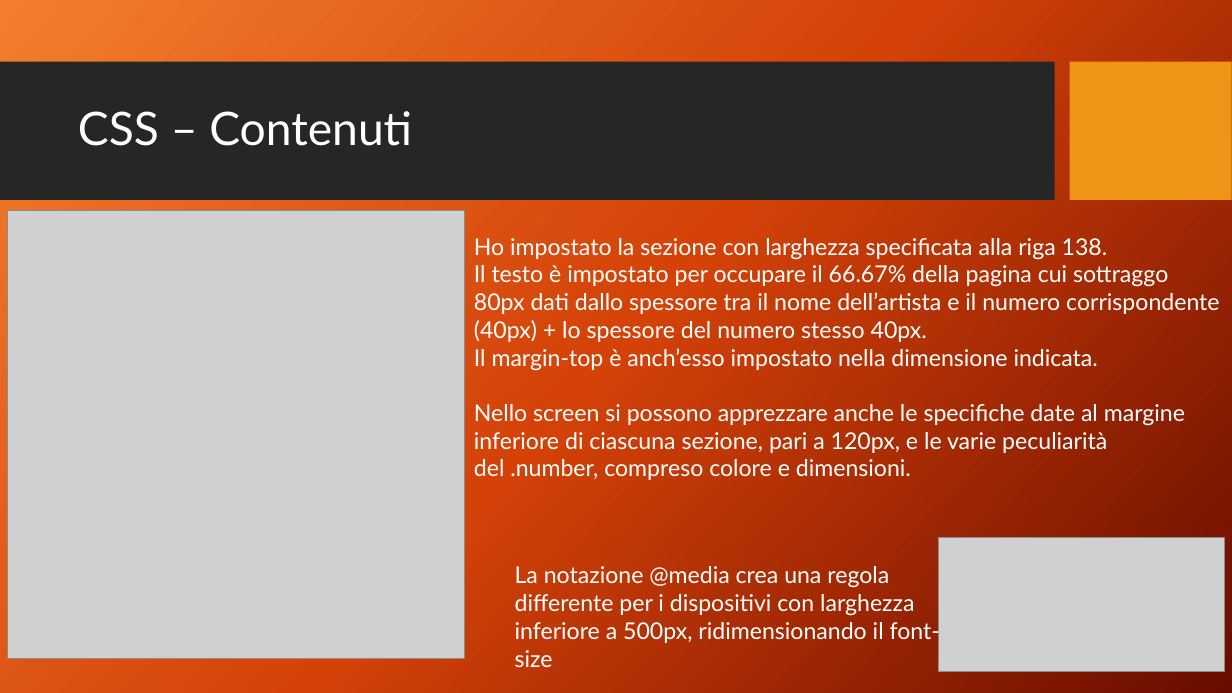
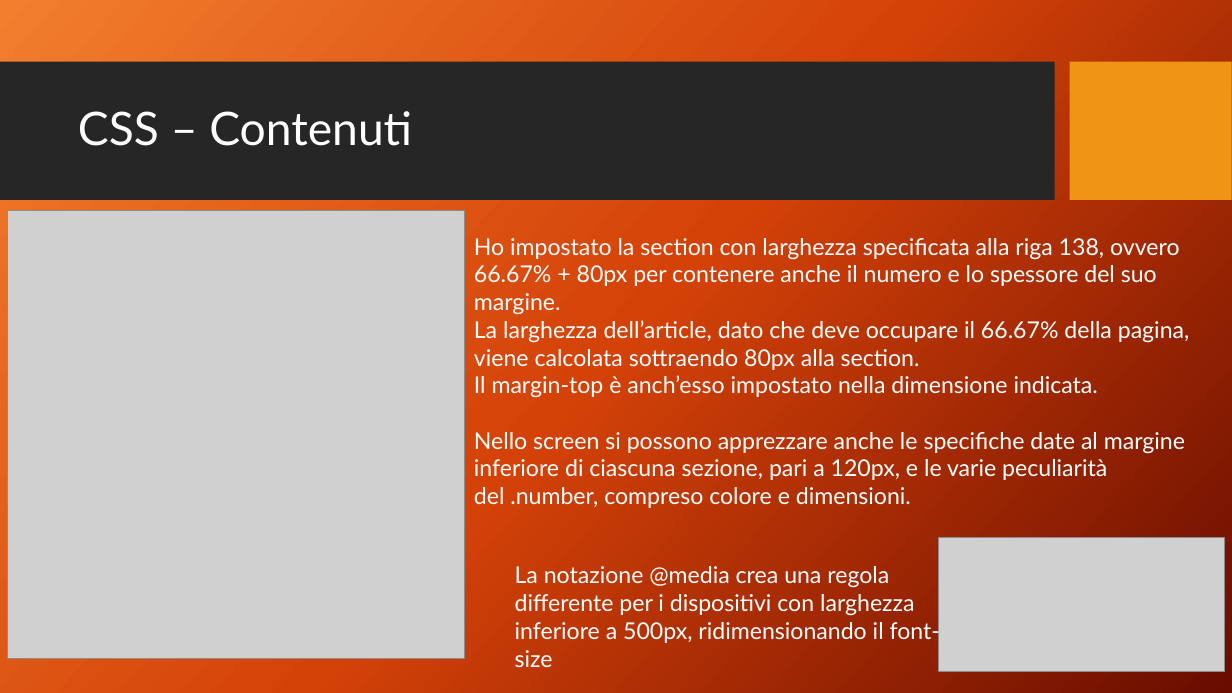
Before and after one commit to htagliato97/mhw1, a slide deck: slide 8 of mhw1.pptx. Drawn at 1232x693 pixels with LibreOffice and Linux fonts; fonts in the diff are those of the drawing; grey boxes stand for pictures; background and template pictures are left out. Boxes give left, top, right and bottom in pixels: in the first picture for what was removed or moved away, otherwise in the second. Text is boxed around its words. In the diff, an @@ line names an element or a change of style, - is before the commit and + after.

Commit message:
Modified pptx

```diff
--- a/mhw1.pptx
+++ b/mhw1.pptx
@@ text at (474, 238, 1190, 370): text changed @@
-Ho impostato la sezione con larghezza specificata alla riga 138.
-Il testo è impostato per occupare il 66.67% della pagina cui sottraggo 80px dati dallo spessore tra il nome dell’artista e il numero corrispondente (40px) + lo spessore del numero stesso 40px.
+Ho impostato la section con larghezza specificata alla riga 138, ovvero 66.67% + 80px per contenere anche il numero e lo spessore del suo margine.
+La larghezza dell’article, dato che deve occupare il 66.67% della pagina, viene calcolata sottraendo 80px alla section.
```
